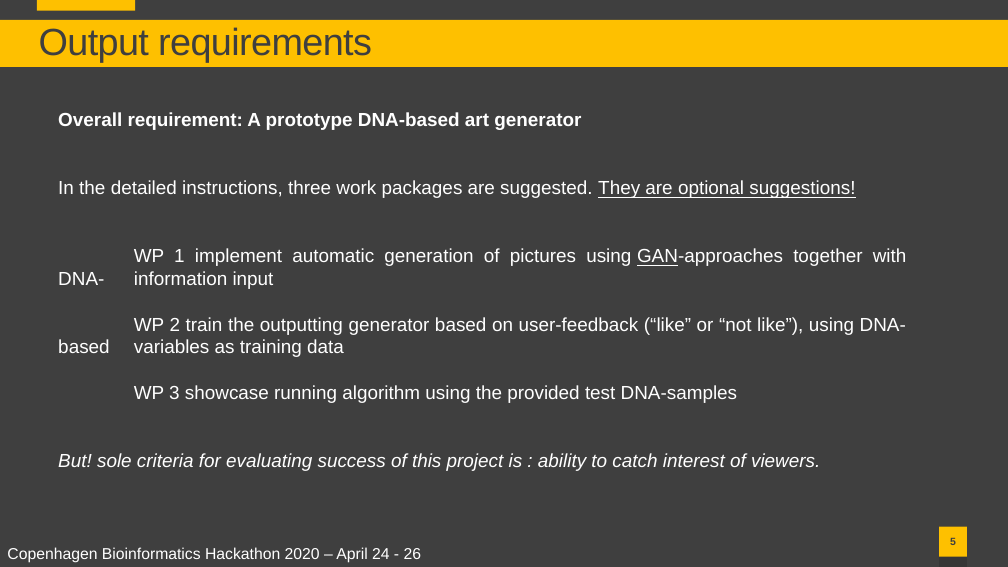
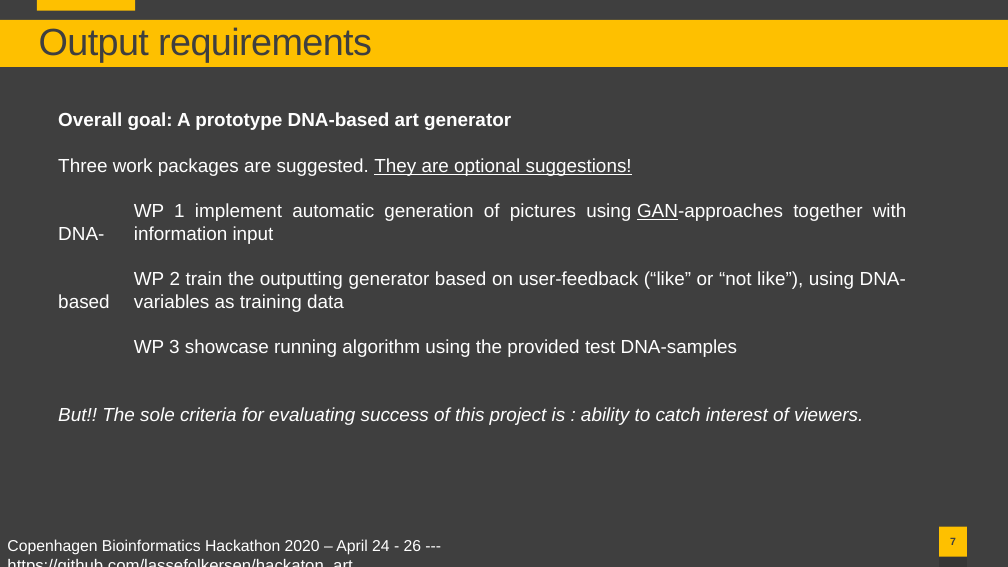
Before and after one commit to lassefolkersen/hackaton_art, a slide deck: slide 7 of 2020-04-17_presentation/dna_art.pptx (slide 5 before the commit). Drawn at 1008x567 pixels with LibreOffice and Linux fonts; fonts in the diff are those of the drawing. Boxes give left, top, right and bottom in pixels: in the first picture for what was removed or moved away, otherwise in the second. Text is boxed around its words. In the diff, an @@ line names an element or a change of style, - is before the commit and + after.

Commit message:
Last update to pptx slides

```diff
--- a/2020-04-17_presentation/dna_art.pptx
+++ b/2020-04-17_presentation/dna_art.pptx
@@ text at [58, 112, 632, 176]: text changed @@
-Overall requirement: A prototype DNA-based art generator
-In the detailed instructions, three work packages are suggested. They are optional suggestions!
+Overall goal: A prototype DNA-based art generator
+Three work packages are suggested. They are optional suggestions!
@@ text at [58, 407, 863, 425]: text changed @@
-But! sole criteria for evaluating success of this project is : ability to catch interest of viewers.
+But!! The sole criteria for evaluating success of this project is : ability to catch interest of viewers.
@@ text at [7, 539, 422, 555]: text changed @@
-Copenhagen Bioinformatics Hackathon 2020 – April 24 - 26
+Copenhagen Bioinformatics Hackathon 2020 – April 24 - 26 --- https://github.com/lassefolkersen/hackaton_art
@@ page number at [950, 537, 956, 545]: text changed @@
-5
+7
```
Also in this commit, not shown: 3 other slides changed, 2 slides added.
